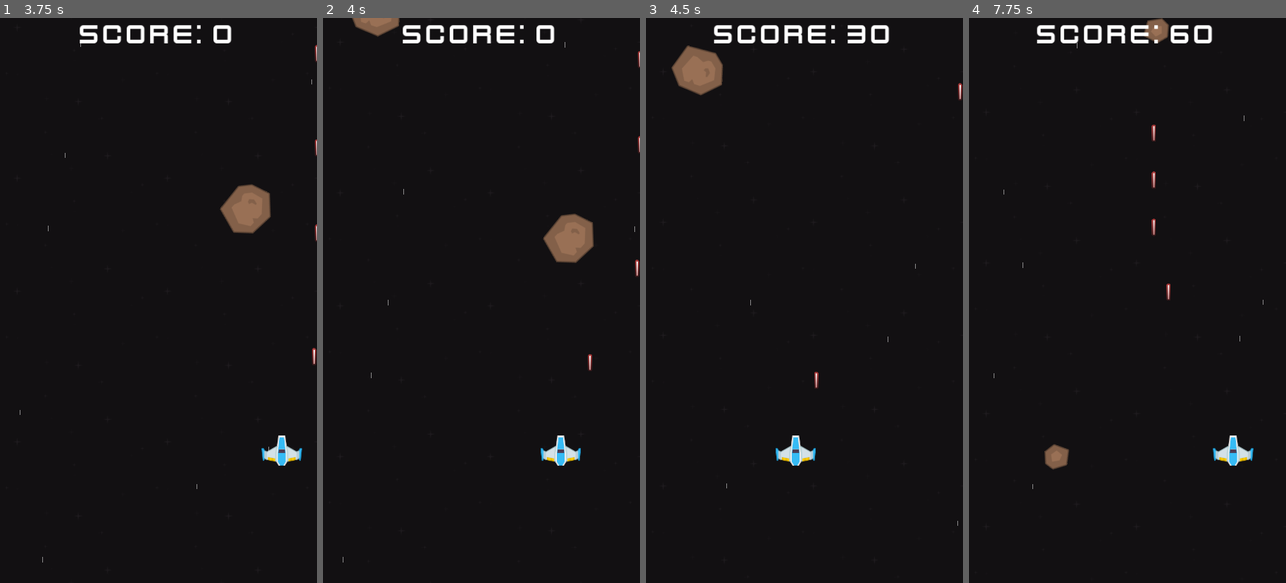
Above: before the commit, frames 1-4 (left to right).
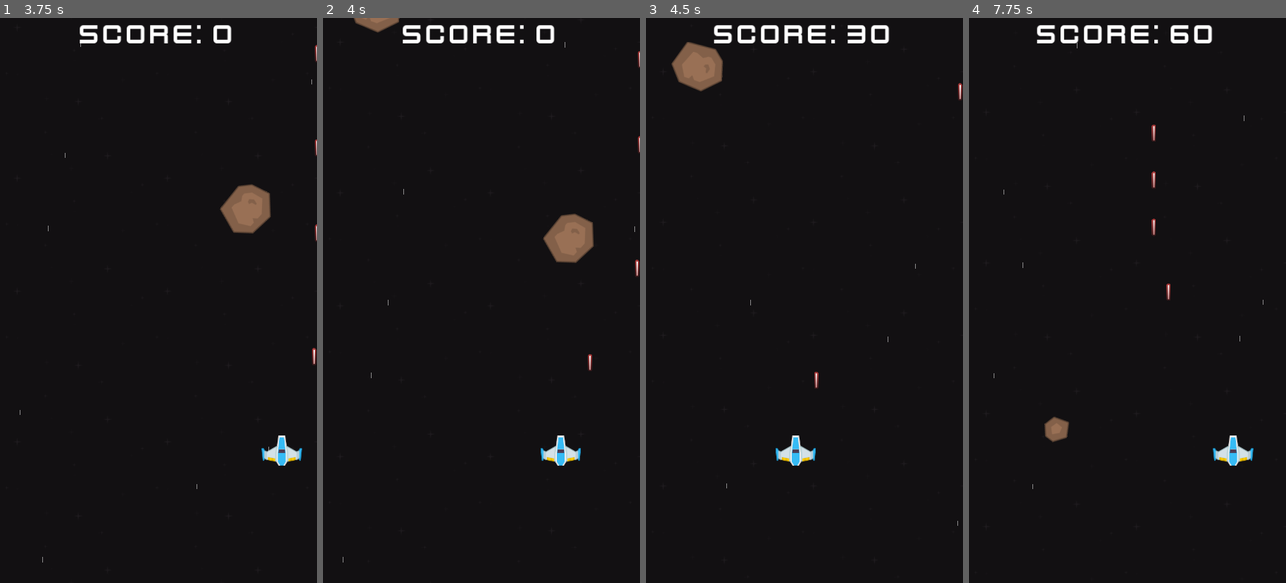
Above: after the commit, the same moments.

Repository: UnusualTitan711x/Stellar-Vortex
Game: Godot game, scene res://scenes/game.tscn
The game is run twice, just before and just after one commit, with the same random seed, the same clock (stepped at 60 frames per second) and the same inputs.
Inputs:
- Up to frame 1 (3.75 s): tap Enter at 0.5 s; hold D (move_right) 0.53-1.28 s; hold Space (shoot) 0.53-1.28 s; hold S (move_down) 1.28-2.03 s; tap Space (shoot) at 1.35, 2.85 s; hold D (move_right) 2.03-2.78 s; hold Space (shoot) 2.03-2.78 s; hold W (move_up) 2.78-3.53 s; hold A (move_left) from 3.53 s (still down); hold Space (shoot) from 3.53 s (still down)
- Up to frame 2 (4 s): keep holding A (move_left); keep holding Space (shoot)
- Up to frame 3 (4.5 s): keep holding A (move_left); release Space (shoot) at 4.28 s; tap Space (shoot) at 4.35 s
- Up to frame 4 (7.75 s): release A (move_left) at 5.03 s; hold S (move_down) 5.03-5.78 s; hold Space (shoot) 5.03-5.78 s; hold D (move_right) 5.78-6.53 s; tap Space (shoot) at 5.85, 7.35 s; hold W (move_up) 6.53-7.28 s; hold Space (shoot) 6.53-7.28 s; hold D (move_right) from 7.28 s (still down)

Frame 1 is identical in both runs. In frame 2, 0.1% of the frame differs, in the area x 9-25%, y 0-4%; in frame 3, 0.3%; in frame 4, 0.8%, in the area x 23-64%, y 0-80%.

Commit message:
added powerups

Diff:
--- a/project.godot
+++ b/project.godot
@@ -68,3 +68,5 @@
 2d_physics/layer_1="player"
 2d_physics/layer_2="enemy"
 2d_physics/layer_3="laser"
+2d_physics/layer_4="powerup"
+2d_physics/layer_5="shield"
--- /dev/null
+++ b/scenes/base_power_up.tscn
@@ -0,0 +1,25 @@
+[gd_scene load_steps=4 format=3 uid="uid://db8ijx8h43mi0"]
+
+[ext_resource type="Script" path="res://scripts/powerup.gd" id="1_2kghi"]
+[ext_resource type="Texture2D" uid="uid://buab4wqkyy5bh" path="res://assets/kenney_space-shooter-redux/PNG/Power-ups/powerupBlue.png" id="2_we2x8"]
+
+[sub_resource type="CircleShape2D" id="CircleShape2D_incyy"]
+radius = 21.0
+
+[node name="PowerUp" type="Area2D"]
+scale = Vector2(1.3, 1.3)
+collision_layer = 8
+script = ExtResource("1_2kghi")
+
+[node name="Sprite2D" type="Sprite2D" parent="."]
+texture = ExtResource("2_we2x8")
+
+[node name="CollisionShape2D" type="CollisionShape2D" parent="."]
+shape = SubResource("CircleShape2D_incyy")
+
+[node name="VisibleOnScreenNotifier2D" type="VisibleOnScreenNotifier2D" parent="."]
+position = Vector2(0, -34)
+scale = Vector2(0.6, 0.5)
+
+[connection signal="body_entered" from="." to="." method="_on_body_entered"]
+[connection signal="screen_exited" from="VisibleOnScreenNotifier2D" to="." method="_on_visible_on_screen_notifier_2d_screen_exited"]
--- a/scenes/enemy_bullet.tscn
+++ b/scenes/enemy_bullet.tscn
@@ -8,7 +8,7 @@
 
 [node name="EnemyBullet" type="Area2D"]
 scale = Vector2(0.6, 0.6)
-collision_layer = 4
+collision_layer = 2
 script = ExtResource("1_tdml0")
 
 [node name="Sprite2D" type="Sprite2D" parent="."]
--- /dev/null
+++ b/scenes/fire_rate_powerup.tscn
@@ -0,0 +1,11 @@
+[gd_scene load_steps=4 format=3 uid="uid://cjvg4qbt0sb41"]
+
+[ext_resource type="PackedScene" uid="uid://db8ijx8h43mi0" path="res://scenes/base_power_up.tscn" id="1_bjeh6"]
+[ext_resource type="Texture2D" uid="uid://cew6o24qepytw" path="res://assets/kenney_space-shooter-redux/PNG/Power-ups/powerupBlue_bolt.png" id="2_1kfug"]
+[ext_resource type="Script" path="res://scripts/fire_rate_up.gd" id="2_evsso"]
+
+[node name="PowerUp" instance=ExtResource("1_bjeh6")]
+script = ExtResource("2_evsso")
+
+[node name="Sprite2D" parent="." index="0"]
+texture = ExtResource("2_1kfug")
--- a/scenes/game.tscn
+++ b/scenes/game.tscn
@@ -10,7 +10,10 @@
 [ext_resource type="PackedScene" uid="uid://de0fsajx48dm3" path="res://scenes/hud.tscn" id="4_ulxub"]
 [ext_resource type="PackedScene" uid="uid://c1gh84cntvhbp" path="res://scenes/game_over_screen.tscn" id="5_c0evw"]
 [ext_resource type="AudioStream" uid="uid://svh5vkmdl6yo" path="res://assets/kenney_space-shooter-redux/Bonus/hitHurt.wav" id="5_oaca7"]
+[ext_resource type="PackedScene" uid="uid://cjvg4qbt0sb41" path="res://scenes/fire_rate_powerup.tscn" id="5_qjay8"]
 [ext_resource type="AudioStream" uid="uid://b2fw0ptvfsoco" path="res://assets/kenney_space-shooter-redux/Bonus/explosionCrunch_000.ogg" id="6_6erkd"]
+[ext_resource type="PackedScene" uid="uid://rxnpd3wv73t3" path="res://scenes/movement_powerup.tscn" id="6_tf854"]
+[ext_resource type="PackedScene" uid="uid://0iufi1hfsyvf" path="res://scenes/shield_powerup.tscn" id="7_avk4c"]
 [ext_resource type="Texture2D" uid="uid://c66d2e5cvb6rv" path="res://assets/kenney_space-shooter-redux/Bonus/bitmap.png" id="8_55s28"]
 [ext_resource type="PackedScene" uid="uid://dt8trj4lflmnx" path="res://scenes/enemy_spaceship.tscn" id="12_3eo8v"]
 
@@ -30,6 +33,7 @@
 script = ExtResource("1_wcxds")
 meteor_scenes = Array[PackedScene]([ExtResource("4_fpq8u"), ExtResource("4_ot7am")])
 enemy_scenes = Array[PackedScene]([ExtResource("12_3eo8v")])
+powerup_scenes = Array[PackedScene]([ExtResource("5_qjay8"), ExtResource("6_tf854"), ExtResource("7_avk4c")])
 
 [node name="SFX" type="Node" parent="."]
 
@@ -72,6 +76,10 @@
 wait_time = 10.0
 autostart = true
 
+[node name="PowerUpTimer" type="Timer" parent="."]
+wait_time = 10.0
+autostart = true
+
 [node name="Player" parent="." instance=ExtResource("2_dygiw")]
 position = Vector2(270, 850)
 
@@ -79,6 +87,8 @@
 position = Vector2(270, 850)
 
 [node name="LaserContainer" type="Node2D" parent="."]
+
+[node name="PowerupContainer" type="Node2D" parent="."]
 
 [node name="LaserContainerE" type="Node2D" parent="."]
 
@@ -117,3 +127,4 @@
 
 [connection signal="timeout" from="EnemySpawnTimer" to="." method="_on_enemy_spawn_timer_timeout"]
 [connection signal="timeout" from="SpaceshipSpawnTimer" to="." method="_on_spaceship_spawn_timer_timeout"]
+[connection signal="timeout" from="PowerUpTimer" to="." method="_on_power_up_timer_timeout"]
--- /dev/null
+++ b/scenes/movement_powerup.tscn
@@ -0,0 +1,14 @@
+[gd_scene load_steps=4 format=3 uid="uid://rxnpd3wv73t3"]
+
+[ext_resource type="PackedScene" uid="uid://db8ijx8h43mi0" path="res://scenes/base_power_up.tscn" id="1_lyio2"]
+[ext_resource type="Script" path="res://scripts/movement_powerup.gd" id="2_2bmwo"]
+[ext_resource type="Texture2D" uid="uid://g75yofk7xa7k" path="res://assets/kenney_space-shooter-redux/PNG/Power-ups/bold_silver.png" id="2_q17xj"]
+
+[node name="PowerUp" instance=ExtResource("1_lyio2")]
+script = ExtResource("2_2bmwo")
+
+[node name="Sprite2D" parent="." index="0"]
+texture = ExtResource("2_q17xj")
+
+[node name="CollisionShape2D" parent="." index="1"]
+scale = Vector2(0.785, 0.785)
--- a/scenes/player.tscn
+++ b/scenes/player.tscn
@@ -4,7 +4,7 @@
 [ext_resource type="Texture2D" uid="uid://kt0c4fffx8dp" path="res://assets/kenney_space-shooter-redux/PNG/playerShip1_blue.png" id="2_wgpt7"]
 
 [node name="Player" type="CharacterBody2D" groups=["player"]]
-collision_mask = 2
+collision_mask = 10
 motion_mode = 1
 script = ExtResource("1_axc1m")
 
--- /dev/null
+++ b/scenes/shield.tscn
@@ -0,0 +1,20 @@
+[gd_scene load_steps=4 format=3 uid="uid://brl80ban0moi7"]
+
+[ext_resource type="Texture2D" uid="uid://c6rifo2mpuqj4" path="res://assets/kenney_space-shooter-redux/PNG/Effects/shield2.png" id="1_mbw8g"]
+[ext_resource type="Script" path="res://scripts/shield.gd" id="2_imrwv"]
+
+[sub_resource type="CircleShape2D" id="CircleShape2D_e6xa1"]
+radius = 76.9415
+
+[node name="Shield" type="Area2D"]
+collision_mask = 2
+script = ExtResource("2_imrwv")
+
+[node name="Sprite2D" type="Sprite2D" parent="."]
+position = Vector2(1, -15)
+texture = ExtResource("1_mbw8g")
+
+[node name="CollisionShape2D" type="CollisionShape2D" parent="."]
+shape = SubResource("CircleShape2D_e6xa1")
+
+[connection signal="area_entered" from="." to="." method="_on_area_entered"]
--- /dev/null
+++ b/scenes/shield_powerup.tscn
@@ -0,0 +1,15 @@
+[gd_scene load_steps=4 format=3 uid="uid://0iufi1hfsyvf"]
+
+[ext_resource type="PackedScene" uid="uid://db8ijx8h43mi0" path="res://scenes/base_power_up.tscn" id="1_qe0x1"]
+[ext_resource type="Script" path="res://scripts/shield_powerup.gd" id="2_g1idr"]
+[ext_resource type="Texture2D" uid="uid://dyri1fpspwfj1" path="res://assets/kenney_space-shooter-redux/PNG/Power-ups/shield_silver.png" id="3_adklt"]
+
+[node name="Shield" instance=ExtResource("1_qe0x1")]
+script = ExtResource("2_g1idr")
+
+[node name="Sprite2D" parent="." index="0"]
+texture = ExtResource("3_adklt")
+
+[node name="CollisionShape2D" parent="." index="1"]
+position = Vector2(0, -3)
+scale = Vector2(0.89, 0.89)
--- /dev/null
+++ b/scripts/fire_rate_up.gd
@@ -0,0 +1,5 @@
+extends PowerUp
+
+func apply_effect():
+	player.fire_rate = 0.1
+	restore_defaults.emit("fire_rate")
--- a/scripts/game.gd
+++ b/scripts/game.gd
@@ -6,6 +6,7 @@
 @onready var bullet_container = $LaserContainerE
 @onready var enemy_container = $EnemyContainer
 @onready var s_point_container = $SpawnPointContainer
+@onready var powerup_container = $PowerupContainer
 @onready var spawn_timer = $EnemySpawnTimer
 @onready var hud = $UILayer/HUD
 @onready var game_over_screen = $UILayer/GameOverScreen
@@ -17,18 +18,22 @@
 @onready var hit_sound = $SFX/HitSound
 @onready var explode_sound = $SFX/ExplodeSound
 
+# This takes away the hassle of going into the script somwehere and updating the display
+# This does it automatically. Cool
 var score := 0:
 	set(value):
 		score = value
 		hud.score = score
+
 var high_score
 var spawn_points
 var scroll_speed = 100
-# This takes away the hassle of going into the script somwehere and updating the display
-# This does it automatically. Cool
+
+@export var powerup_duration = 5
 
 @export var meteor_scenes: Array[PackedScene] = []
 @export var enemy_scenes: Array[PackedScene] = []
+@export var powerup_scenes: Array[PackedScene] = []
 
 # _ready() is called at the start of the game.
 func _ready() -> void:
@@ -41,7 +46,6 @@
 	else:
 		high_score = 0
 		save_game()
-
 
 	# Whenever I set the score, it always take the formatting I made when creating score. Nice!
 	score = 0
@@ -73,10 +77,10 @@
 	elif Input.is_action_just_pressed("reset"):
 		get_tree().reload_current_scene()
 
-	if spawn_timer.wait_time > 0.4:
-		spawn_timer.wait_time -= delta * 0.03
-	elif spawn_timer.wait_time < 0.4:
-		spawn_timer.wait_time = 0.4
+	if spawn_timer.wait_time > 0.6:
+		spawn_timer.wait_time -= delta * 0.01
+	elif spawn_timer.wait_time < 0.6:
+		spawn_timer.wait_time = 0.6
 
 	parallax_bg.scroll_offset.y += delta * scroll_speed
 
@@ -128,3 +132,26 @@
 	var bullet = bullet_scene.instantiate()
 	bullet.global_position = location
 	bullet_container.add_child(bullet)
+
+
+func _on_power_up_timer_timeout() -> void:
+	var powerup = powerup_scenes.pick_random().instantiate()
+	powerup.global_position = Vector2(randf_range(30, 510), -20)
+	powerup.restore_defaults.connect(_on_restore_default)
+	powerup_container.add_child(powerup)
+
+func _on_restore_default(attribute):
+	if attribute == "fire_rate":
+		await get_tree().create_timer(powerup_duration).timeout
+		if player != null:
+			player.fire_rate = 0.25
+	elif attribute == "speed":
+		await get_tree().create_timer(powerup_duration).timeout
+		if player != null:
+			player.speed = 300
+	elif attribute == "shield":
+		await get_tree().create_timer(powerup_duration).timeout
+		if player != null:
+			var shield = player.get_node("Shield")
+			if shield != null:
+				shield.queue_free()
--- /dev/null
+++ b/scripts/movement_powerup.gd
@@ -0,0 +1,5 @@
+extends PowerUp
+
+func apply_effect():
+	player.speed *= 2
+	restore_defaults.emit("speed")
--- a/scripts/player.gd
+++ b/scripts/player.gd
@@ -2,6 +2,7 @@
 
 @export var speed = 300
 @export var fire_rate := 0.25
+@export var lifes = 1
 
 signal killed
 
--- /dev/null
+++ b/scripts/powerup.gd
@@ -0,0 +1,27 @@
+extends Area2D
+class_name PowerUp
+
+var player
+
+signal restore_defaults
+
+@export var speed = 150
+
+func _ready() -> void:
+	player = get_tree().get_first_node_in_group("player")
+
+# Move down
+func _physics_process(delta: float) -> void:
+	global_position.y += speed * delta
+
+# When touching Player, apply effext
+func _on_body_entered(body: Node2D) -> void:
+	if body is Player:
+		queue_free()
+		apply_effect()
+
+func apply_effect():
+	pass
+
+func _on_visible_on_screen_notifier_2d_screen_exited() -> void:
+	queue_free()
--- /dev/null
+++ b/scripts/shield.gd
@@ -0,0 +1,7 @@
+extends Area2D
+
+func _on_area_entered(area: Area2D) -> void:
+	if area is Enemy:
+		area.die()
+	else:
+		area.queue_free()
--- /dev/null
+++ b/scripts/shield_powerup.gd
@@ -0,0 +1,9 @@
+extends PowerUp
+
+var shield_scene = preload("res://scenes/shield.tscn")
+func apply_effect():
+	var shield = shield_scene.instantiate()
+	player.add_child(shield)
+	shield.global_position = player.global_position
+
+	restore_defaults.emit("shield")
Not shown: 1 places in scenes/game.tscn that only renumber resources
